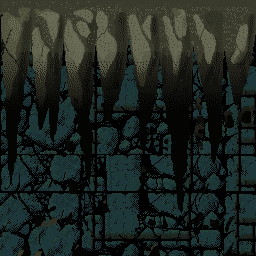
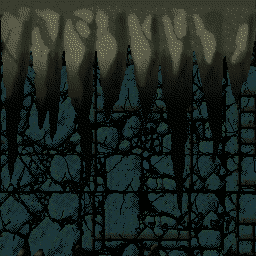
The second 256x256 image is a revision of the first. Changes to its layers:
painted on "Pasted Layer" over left=0, top=0, right=256, bottom=256
removed layer "Pasted Layer #1" over left=0, top=0, right=256, bottom=256
painted on "Layer" over left=0, top=0, right=256, bottom=256
